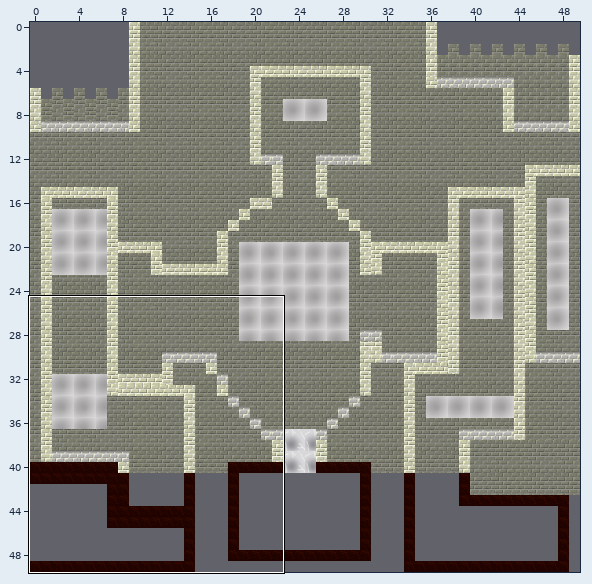
Two states of a Tiled map (JSON), tiled/premierNiveau.json. The picture above shows the old version from afar; the outline marks the close-up.
Close-up. The starting point:
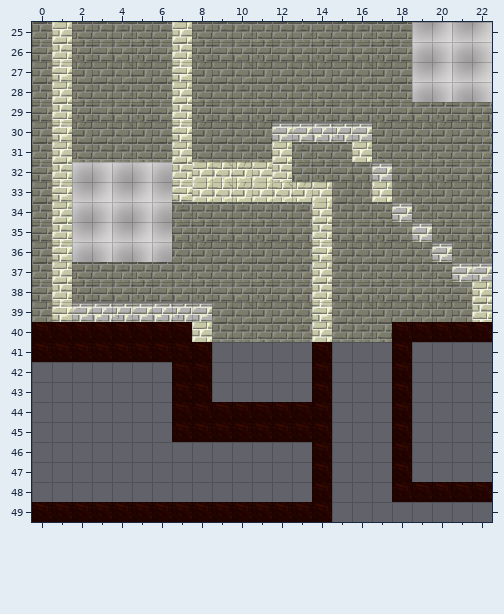
Cells are 32x32 px. Shown: x 0..22, y 25..49. The commit also changed other parts of the map, which this record leaves out.
After the commit:
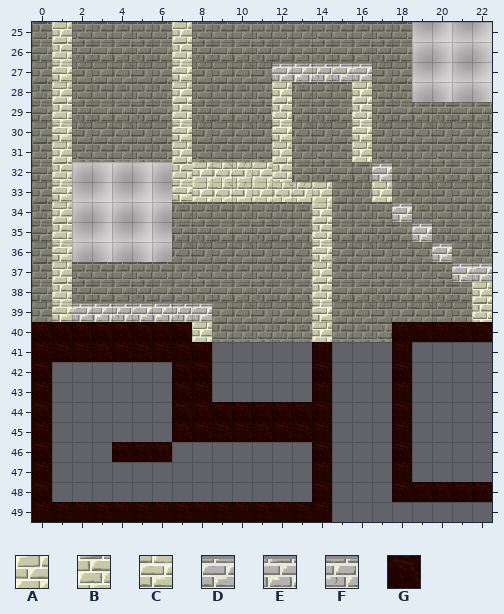
Key: from "tileset": A 0, B 50, C 100, D 150, E 151, F 152, G 200.
_ is an empty cell.
The exact change:
Layer "sol":
Tile D is added in row 27 at x 12 and 15 to 16.
Tile E is added in row 27 at x 13.
Tile F is added in row 27 at x 14.
The edit erases tile D in row 30 at x 13.
The edit erases tile E in row 30 at x 14.
The edit erases tile F in row 30 at x 15.
Layer "deco":
Tile A is added in row 28 at x 12 and 16.
Tile B is added in row 29 at x 12 and 16.
Tile C is added in row 30 at x 12 and 16.
Tile G is added in rows 42 to 45 at x 0; in row 46 at x 0 and 4 to 6; in rows 47 to 48 at x 0.
